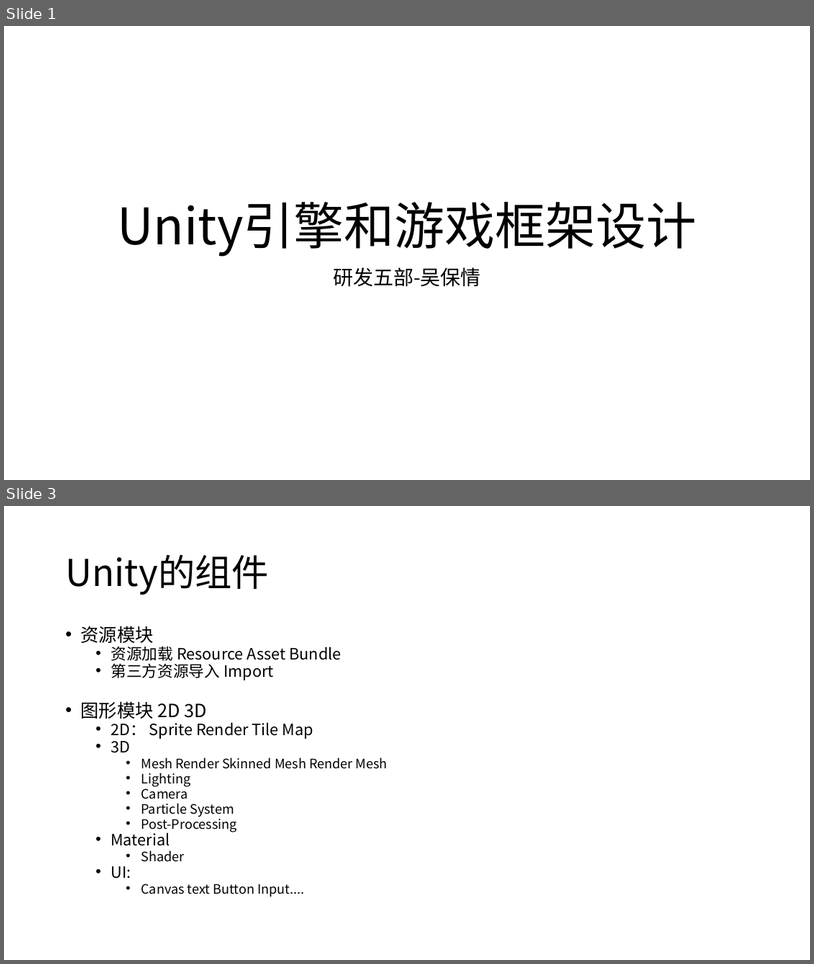
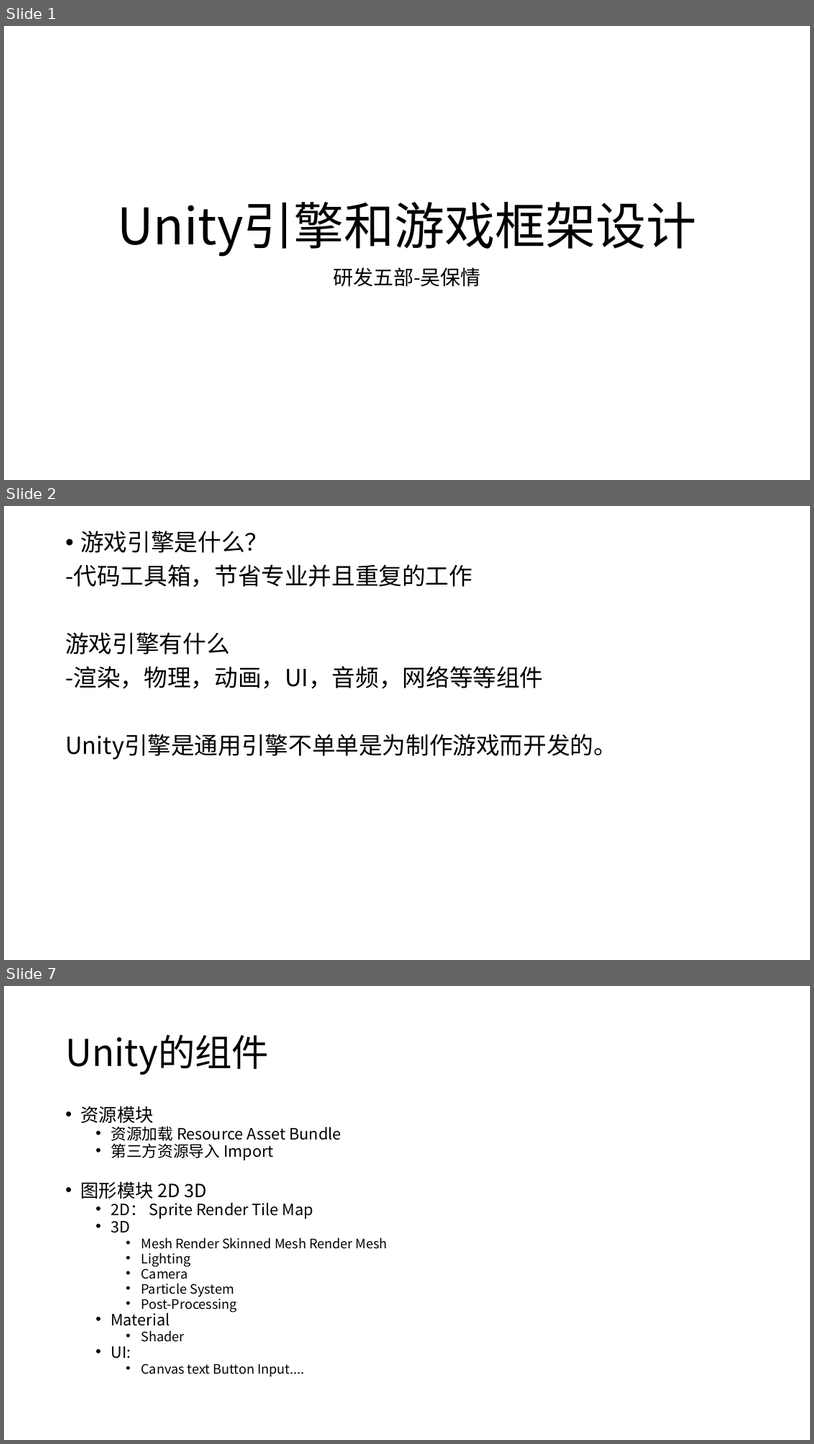
Before and after one commit to mshandle/GStar, a slide deck: Document/培训PPT.pptx. Shown one above the other, each under a label of ours: slides 1 and 3 before the commit, slides 1, 2 and 7 after it; the slides between them are not shown. The pictures are 814x964 and 814x1444 pixels, drawn with LibreOffice and Linux fonts; fonts in the diff are those of the drawing. Boxes give left, top, right and bottom in pixels: in the first picture for what was removed or moved away, otherwise in the second. Text is boxed around its words. In the diff, an @@ line names an element or a change of style, - is before the commit and + after.

```diff
--- a/Document/培训PPT.pptx
+++ b/Document/培训PPT.pptx
@@ slide 2 added at box(4, 506, 810, 960), background #FFFFFF @@
@@ text added at box(65, 530, 617, 759), 28 pt, text #000000 @@
+• 游戏引擎是什么？
+-代码工具箱，节省专业并且重复的工作
+游戏引擎有什么
+-渲染，物理，动画，UI，音频，网络等等组件
+Unity引擎是通用引擎不单单是为制作游戏而开发的。
@@ what was slide 3 is now slide 7 @@
```
Also in this commit, not shown: 5 other slides added, 2 slides removed, 12 other files.
